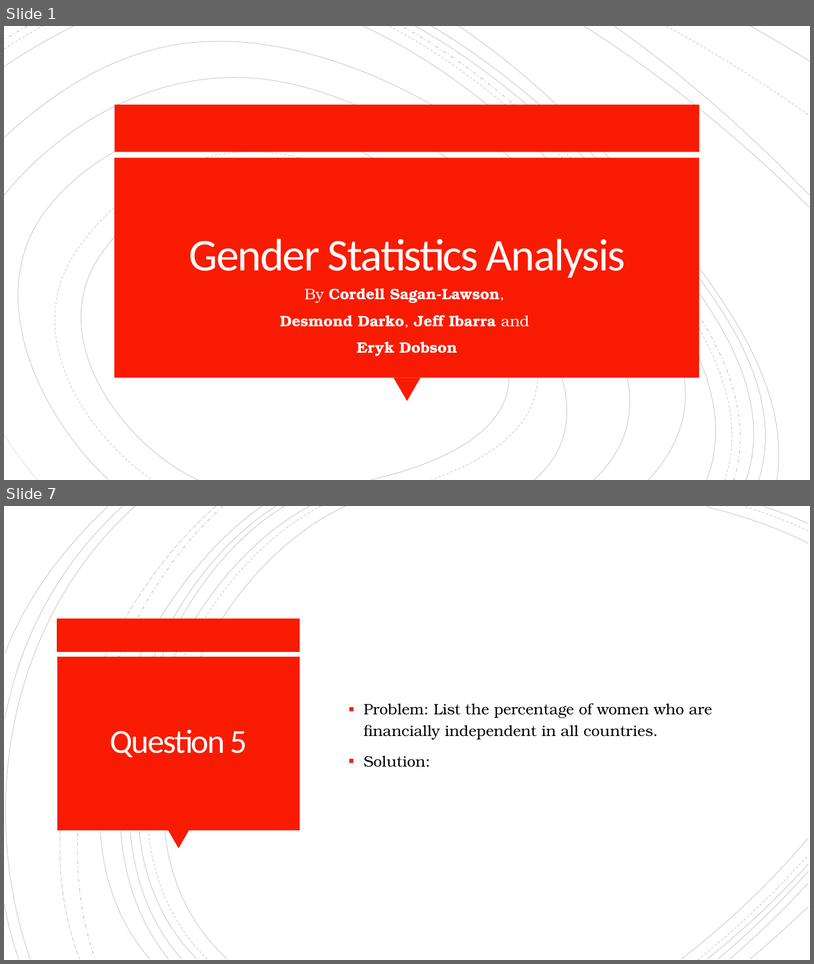
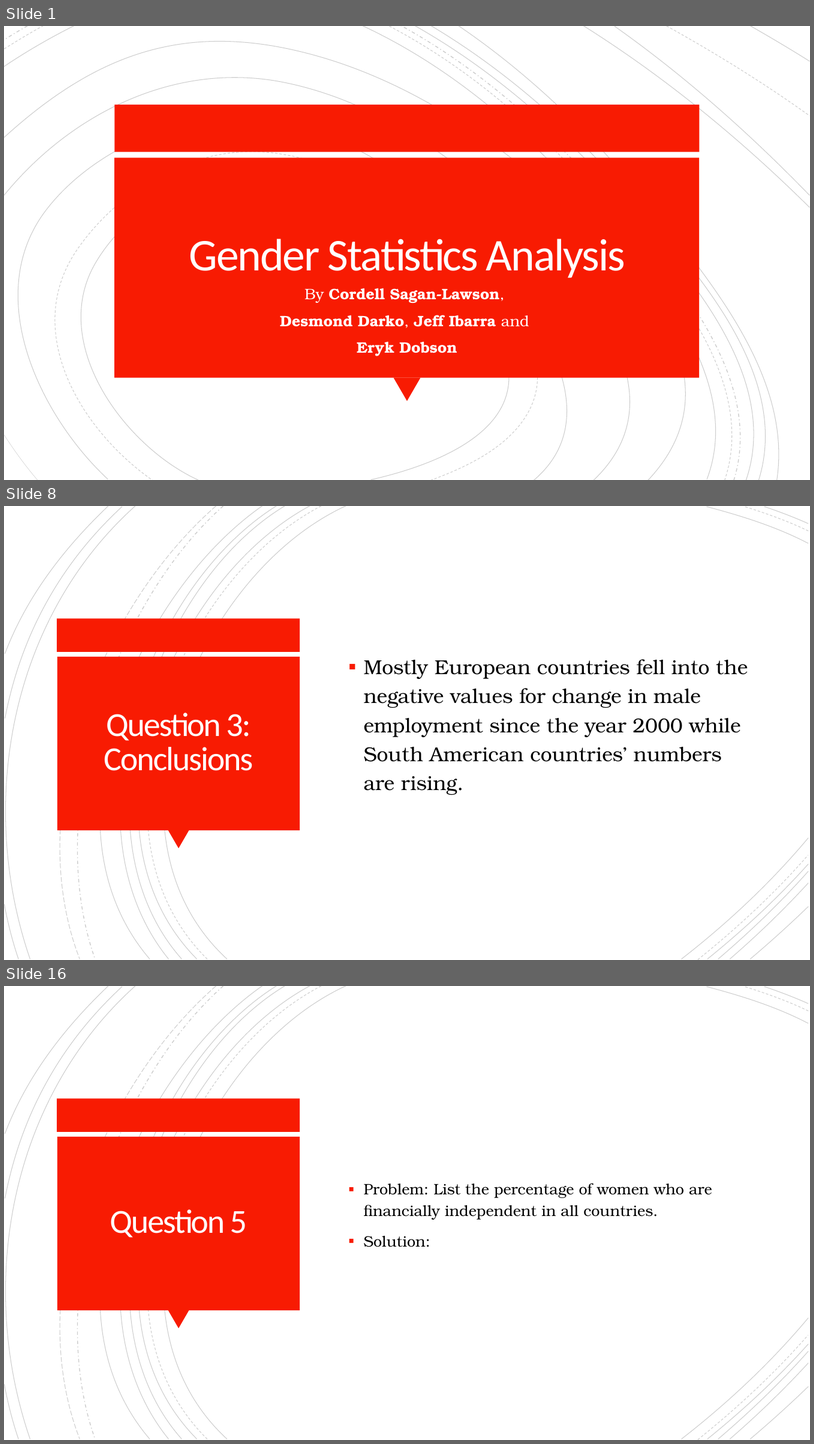
Before and after one commit to cordellsl/Project2, a slide deck: Project 2 Presentation.pptx. Shown one above the other, each under a label of ours: slides 1 and 7 before the commit, slides 1, 8 and 16 after it; the slides between them are not shown. The pictures are 814x964 and 814x1444 pixels, drawn with LibreOffice and Linux fonts; fonts in the diff are those of the drawing. Boxes give left, top, right and bottom in pixels: in the first picture for what was removed or moved away, otherwise in the second. Text is boxed around its words. In the diff, an @@ line names an element or a change of style, - is before the commit and + after.

```diff
--- a/Project 2 Presentation.pptx
+++ b/Project 2 Presentation.pptx
@@ slide 8 added at box(4, 506, 810, 960), background #FFFFFF; not listed: 24 template elements that a slide beside it also shows @@
@@ text added at box(364, 659, 748, 795), 24 pt, text #000000 @@
+▪ Mostly European countries fell into the negative values for change in male employment since the year 2000 while South American countries’ numbers are rising.
@@ title added at box(104, 712, 253, 771), 40 pt, text #FFFEFF @@
+Question 3:
+Conclusions
@@ what was slide 7 is now slide 16 @@
```
Also in this commit, not shown: 5 slides changed, 8 other slides added.
